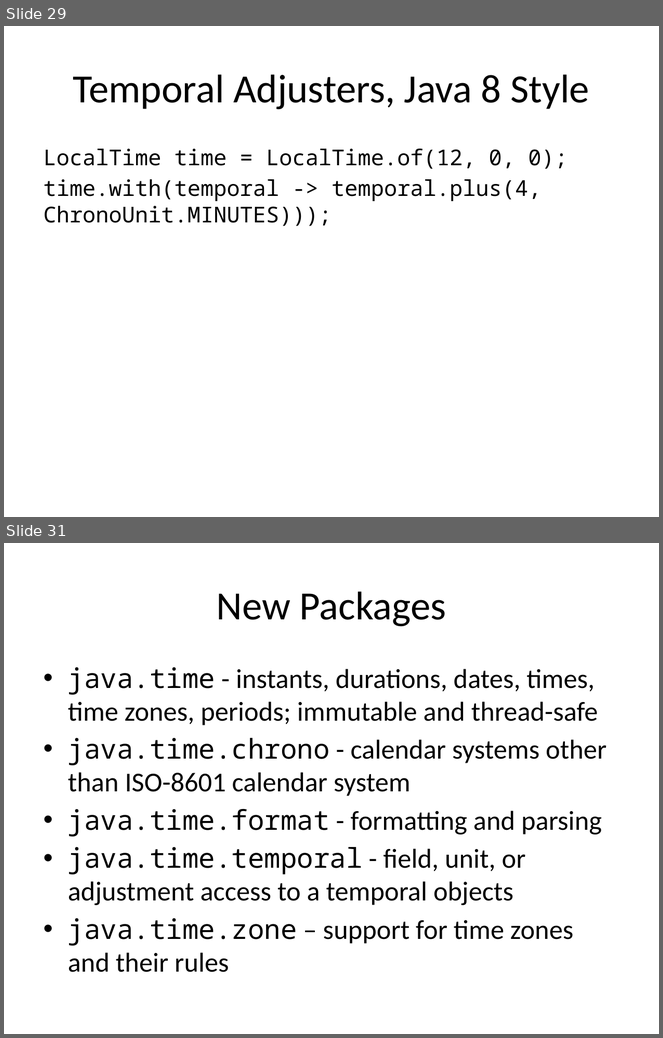
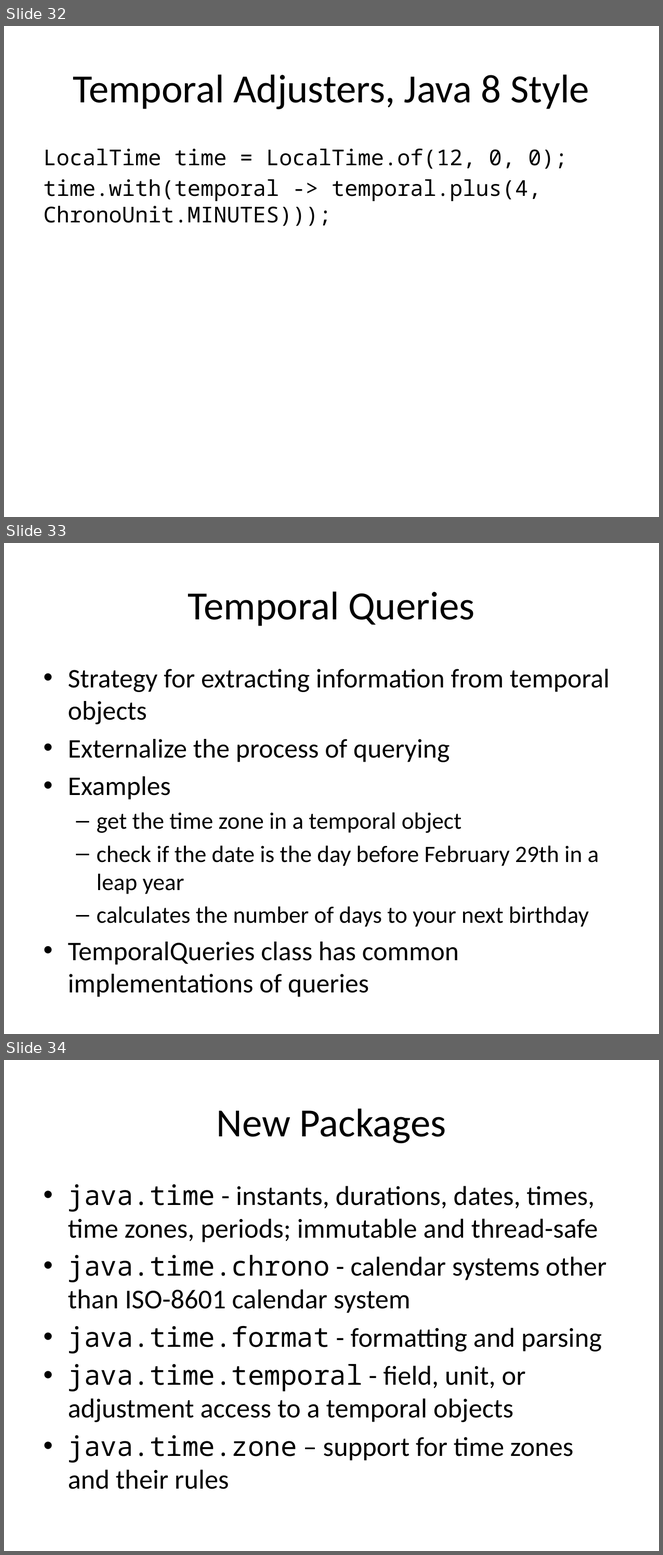
Before and after one commit to sualeh/make-a-date, a slide deck: Java 8 Date and Time API.pptx. Shown one above the other, each under a label of ours: slides 29 and 31 before the commit, slides 32, 33 and 34 after it; the slides between them are not shown. The pictures are 663x1038 and 663x1555 pixels, drawn with LibreOffice and Linux fonts; fonts in the diff are those of the drawing. Boxes give left, top, right and bottom in pixels: in the first picture for what was removed or moved away, otherwise in the second. Text is boxed around its words. In the diff, an @@ line names an element or a change of style, - is before the commit and + after.

```diff
--- a/Java 8 Date and Time API.pptx
+++ b/Java 8 Date and Time API.pptx
@@ slide 33 added at box(4, 543, 659, 1034), background #FFFFFF @@
@@ title added at box(188, 591, 475, 626), 44 pt, text #000000 @@
+Temporal Queries
@@ text added at box(68, 669, 610, 993), 29.6 pt, text #000000 @@
+• Strategy for extracting information from temporal objects
+• Externalize the process of querying
+• Examples
+  – get the time zone in a temporal object
+  – check if the date is the day before February 29th in a leap year
+  – calculates the number of days to your next birthday
+• TemporalQueries class has common implementations of queries
@@ what was slide 29 is now slide 32 @@
@@ what was slide 31 is now slide 34 @@
```
Also in this commit, not shown: 13 slides changed, 8 other slides added, 3 slides removed, 1 other file.
